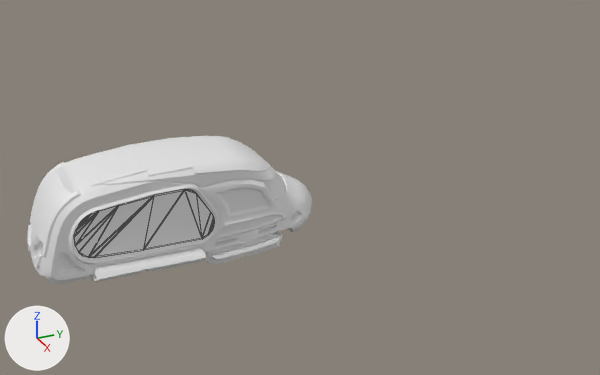
Before and after pictures for a commit that changed the FBX model Assets/nodels/bus para cinematica.fbx.
The view is the same before and after, from a 50 mm camera at (21.26, -5.33, 11.86) aimed at (-0.25, 4.35, 1.1). The lights are fixed; the arrows at lower left show +X, +Y and +Z. Mesh edges are drawn as thin lines on the coarser meshes. Materials are left out; every surface is plain grey.

Objects in the first picture: 'Cube.001', 'cristales'.
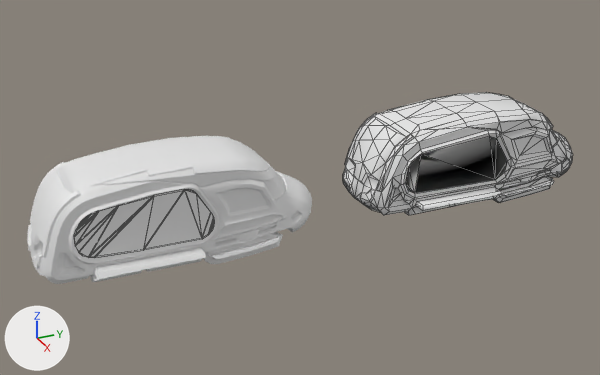
What differs and where, as boxes [x1, y1, x2, y2] in the pictures (600 x 375 px):
'Cube lowpoly', added
    after: [343, 92, 573, 215]

What the commit changed:
Mesh me_cube_007 is new.
It has 784 vertices, 1086 faces and spans x -1.76..1.76, y -3.85..4.56, z -0.09..3.1.
Object 'Cube lowpoly' (ob_cube_lowpoly) is new; it shows me_cube_007.
Its location is (0.0, 10.0, 0.0).
